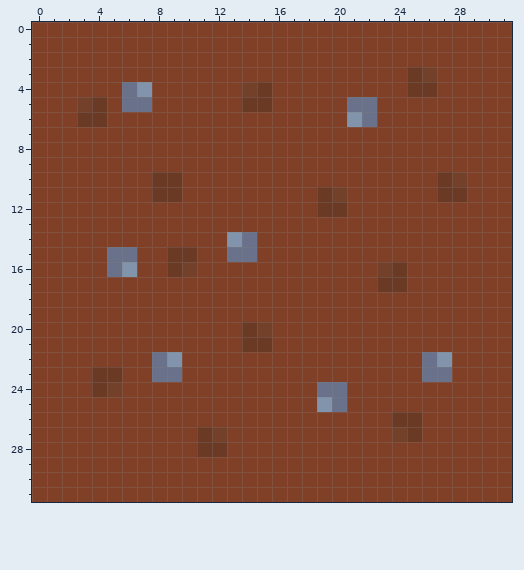
Two states of a pixel-art file, assets/project files/ground/dirt.aseprite. This is how it looked before the edit.
32x32 pixels, 1 frame. Colours within 5 levels of each other are drawn and written as one.
New version:
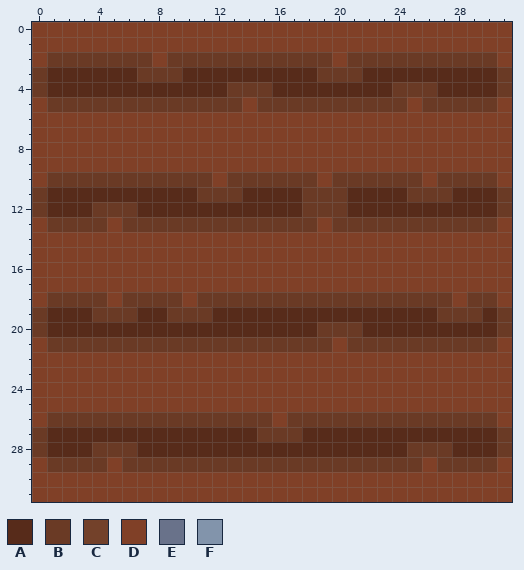
Palette (. is transparent): A #572b1a  B #6a3a25  C #73412a  D #804027  E #69728a  F #8294ab
Changes in this commit:
layer "Tilled" now shown
layer "Dirt" now hidden
y 2: x 1..7 DDDDDDD -> BBBBBBB; x 9..19 DDDDDDDDDDD -> BBBBBBBBBBB; x 21..30 DDDDDDDDDD -> BBBBBBBBBB
y 3: x 0..31 DDDDDDDDDDDDDDDDDDDDDDDDDBCDDDDD -> BAAAAAABBBAAAAAAAAABBBAAAAAAAAAB
y 4: x 0..14 DDDDDDEFDDDDDDC -> BAAAAAAAAAAAABB; x 16..24 DDDDDDDDD -> AAAAAAAAB; x 27..31 DDDDD -> AAAAB
y 5: x 1..3 DDC -> BBB; x 5..14 DEEDDDDDDB -> BBBBBBBBBD; x 16..24 DDDDDEEDD -> BBBBBBBBB; x 26..30 DDDDD -> BBBBB
y 6: x 3..4 BB -> DD; x 21..22 FE -> DD
y 10: x 1..7 DDDDDDD -> BBBBBBB; x 10..11 DD -> BB; x 13..18 DDDDDD -> BBBBBB; x 20..25 DDDDDD -> BBBBBB; x 28..30 CDD -> BBB
y 11: x 0..18 DDDDDDDDBBDDDDDDDDD -> BAAAAAAAAAABBBAAAAB; x 20..26 CDDDDDD -> BAAAABB; x 28..31 BDDD -> AAAB
y 12: x 0..18 DDDDDDDDDDDDDDDDDDD -> BAAABBBAAAAAAAAAAAB; x 21..31 DDDDDDDDDDD -> AAAAAAAAAAB
y 13: x 1..4 DDDD -> BBBB; x 6..18 DDDDDDDDDDDDD -> BBBBBBBBBBBBB; x 20..30 DDDDDDDDDDD -> BBBBBBBBBBB
y 14: x 13..14 FE -> DD
y 15: x 5..6 EE -> DD; x 9..10 BB -> DD; x 13..14 EE -> DD
y 16: x 5..6 EF -> DD; x 9..10 BC -> DD; x 23..24 CB -> DD
y 17: x 23..24 BB -> DD
y 18: x 1..4 DDDD -> BBBB; x 6..9 DDDD -> BBBB; x 11..27 DDDDDDDDDDDDDDDDD -> BBBBBBBBBBBBBBBBB; x 29..30 DD -> BB
y 19: x 0..31 DDDDDDDDDDDDDDDDDDDDDDDDDDDDDDDD -> BAAABBBAABBBAAAAAAAAAAAAAAABBBAB
y 20: x 0..31 DDDDDDDDDDDDDDBCDDDDDDDDDDDDDDDD -> BAAAAAAAAAAAAAAAAAABBBAAAAAAAAAB
y 21: x 1..13 DDDDDDDDDDDDD -> BBBBBBBBBBBBB; x 16..19 DDDD -> BBBB; x 21..30 DDDDDDDDDD -> BBBBBBBBBB
y 22: x 8..9 EF -> DD; x 26..27 EF -> DD
y 23: x 4..5 BB -> DD; x 8..9 EE -> DD; x 26..27 EE -> DD
y 24: x 4..5 BC -> DD; x 19..20 EE -> DD
y 25: x 19..20 FE -> DD
y 26: x 1..15 DDDDDDDDDDDDDDD -> BBBBBBBBBBBBBBB; x 17..23 DDDDDDD -> BBBBBBB; x 26..30 DDDDD -> BBBBB
y 27: x 0..31 DDDDDDDDDDDBCDDDDDDDDDDDCBDDDDDD -> BAAAAAAAAAAAAAABBBAAAAAAAAAAAAAB
y 28: x 0..31 DDDDDDDDDDDBBDDDDDDDDDDDDDDDDDDD -> BAAABBBAAAAAAAAAAAAAAAAAABBBAAAB
y 29: x 1..4 DDDD -> BBBB; x 6..25 DDDDDDDDDDDDDDDDDDDD -> BBBBBBBBBBBBBBBBBBBB; x 27..30 DDDD -> BBBB
Changed places in both pictures, as pixel boxes (x1, y1, x2, y2):
changed: (32, 52, 512, 472)
